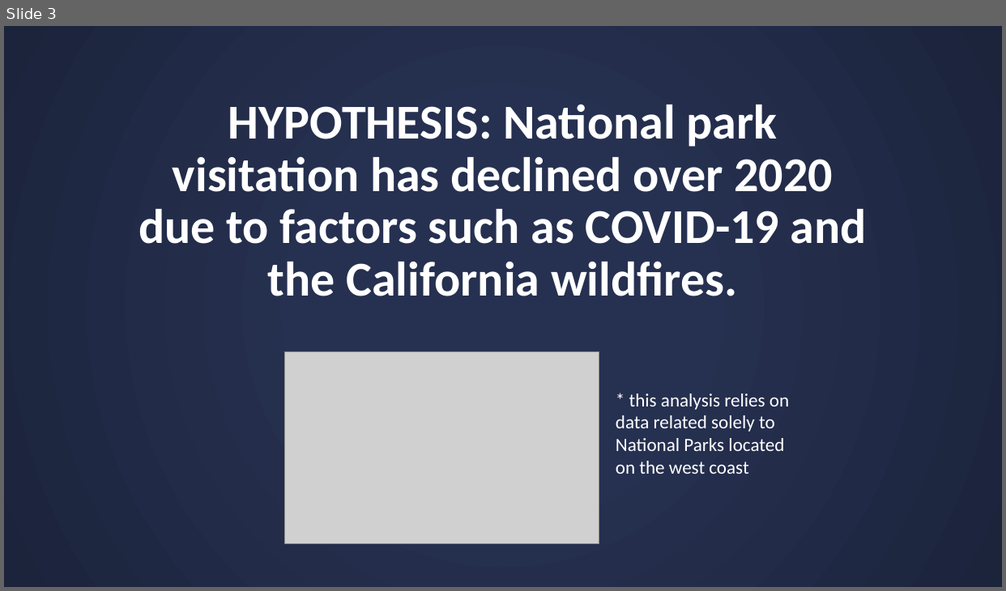
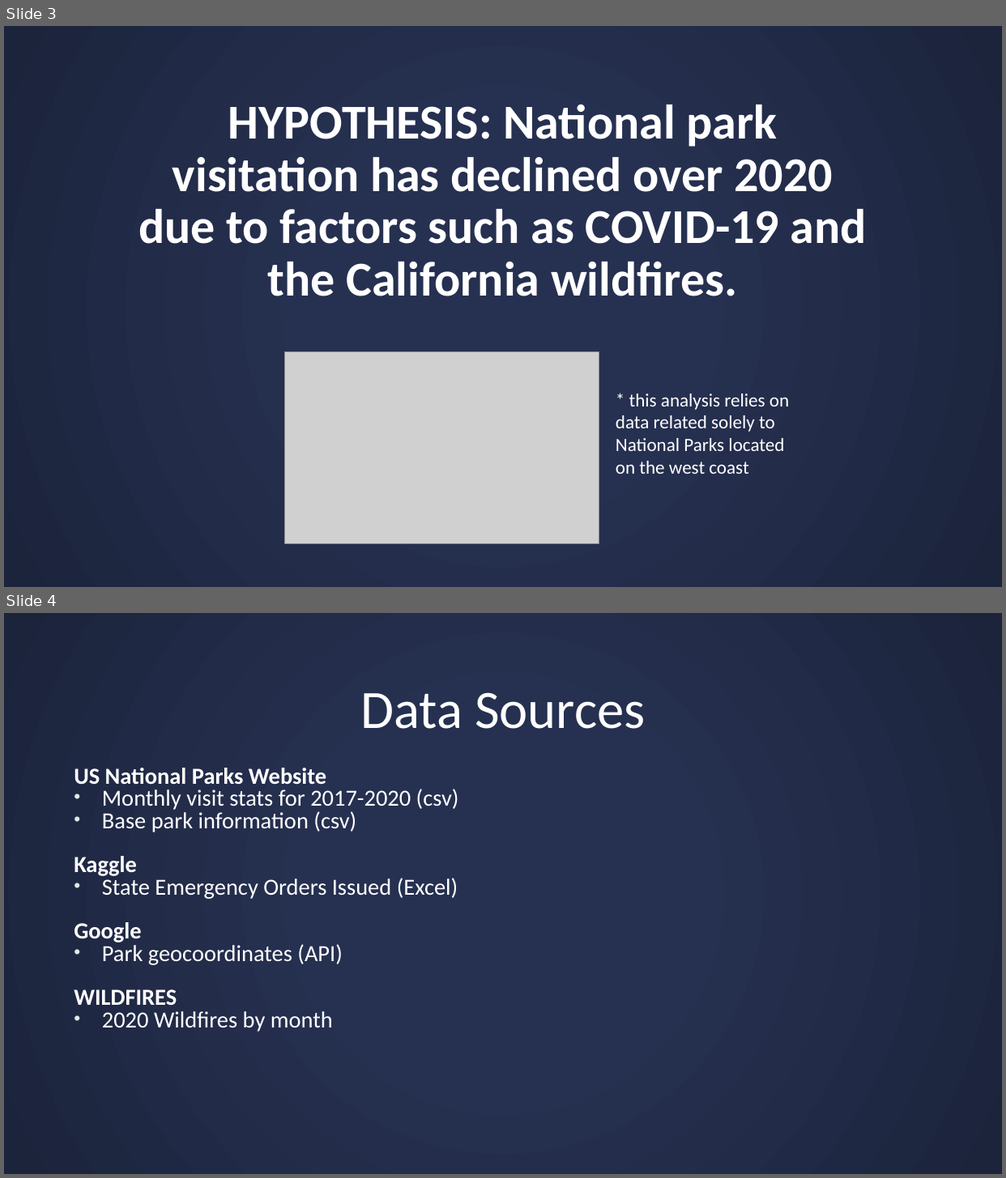
Before and after one commit to missymeyer/ProjectOne, a slide deck: Presentation_ProjectOne.pptx. Shown one above the other, each under a label of ours: slide 3 before the commit, slides 3 and 4 after it. The pictures are 1006x591 and 1006x1178 pixels, drawn with LibreOffice and Linux fonts; fonts in the diff are those of the drawing; grey boxes stand for pictures. Boxes give left, top, right and bottom in pixels: in the first picture for what was removed or moved away, otherwise in the second. Text is boxed around its words. In the diff, an @@ line names an element or a change of style, - is before the commit and + after.

Commit message:
Added Data Source slide

```diff
--- a/Presentation_ProjectOne.pptx
+++ b/Presentation_ProjectOne.pptx
@@ slide 4 added at bbox=[4, 613, 1002, 1174], background gradient #263050 to #1D243C @@
@@ title added at bbox=[360, 692, 645, 729], 52 pt, text #FFFFFF @@
+Data Sources
@@ text added at bbox=[74, 768, 459, 1032], 22.2 pt, text #FFFFFF @@
+US National Parks Website
+• Monthly visit stats for 2017-2020 (csv)
+• Base park information (csv)
+Kaggle
+• State Emergency Orders Issued (Excel)
+Google
+• Park geocoordinates (API)
+WILDFIRES
+• 2020 Wildfires by month
```
